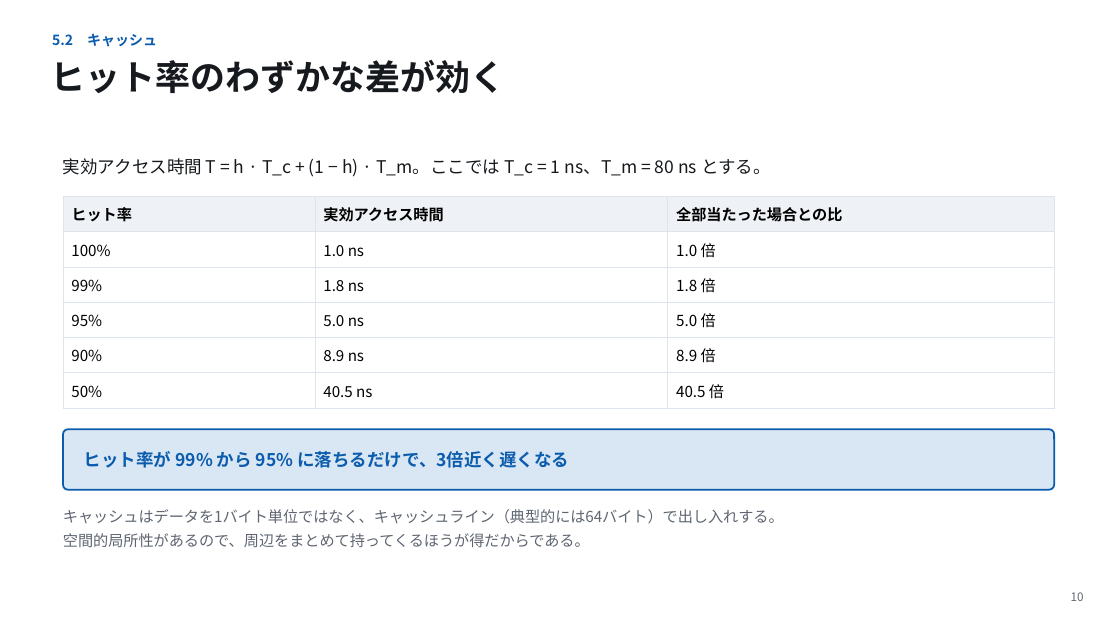
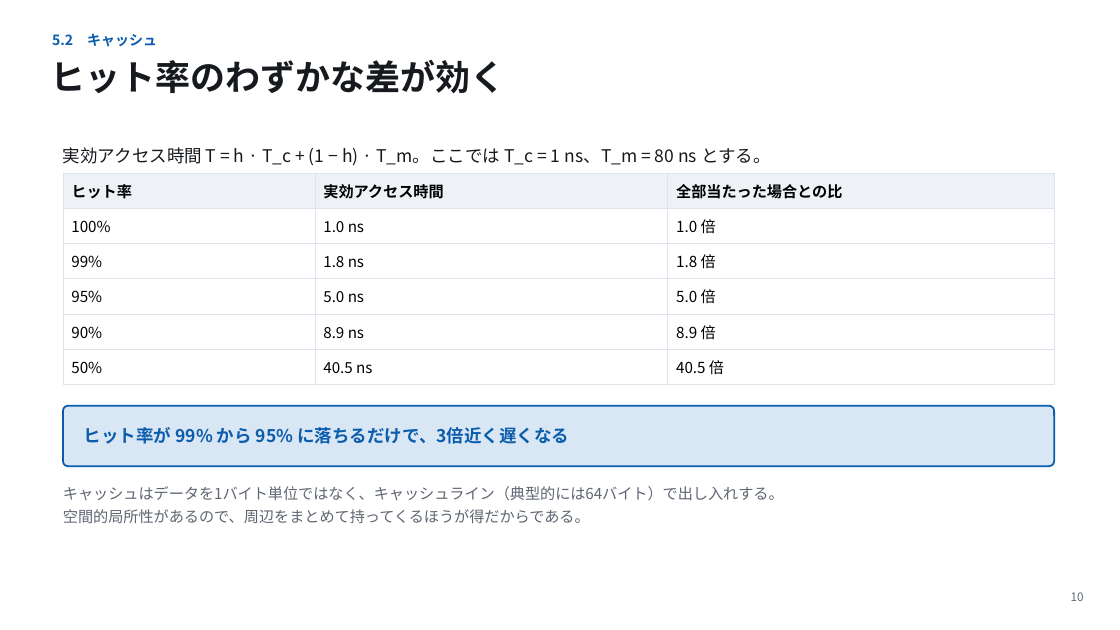
Before and after one commit to koide55/CompOutline, a slide deck: slide 10 of slides/第05回_記憶階層とプロセッサの並列性.pptx. Drawn at 1120x630 pixels with LibreOffice and Linux fonts; fonts in the diff are those of the drawing. Boxes give left, top, right and bottom in pixels: in the first picture for what was removed or moved away, otherwise in the second. Text is boxed around its words. In the diff, an @@ line names an element or a change of style, - is before the commit and + after.

```diff
--- a/slides/第05回_記憶階層とプロセッサの並列性.pptx
+++ b/slides/第05回_記憶階層とプロセッサの並列性.pptx
@@ text "実効アクセス時間 T = h · ...": place and size @@
-text "実効アクセス時間 T = h · ..." at [63,158,770,177]
+text "実効アクセス時間 T = h · ..." at [63,147,770,166]
@@ 2 texts, 1 table, 1 rounded rectangle: place and size @@
-2 texts, 1 table, 1 rounded rectangle at [63,197,1054,547]
+2 texts, 1 table, 1 rounded rectangle at [63,173,1054,523]
```
Also in this commit, not shown: 4 other slides changed, 23 other files.
